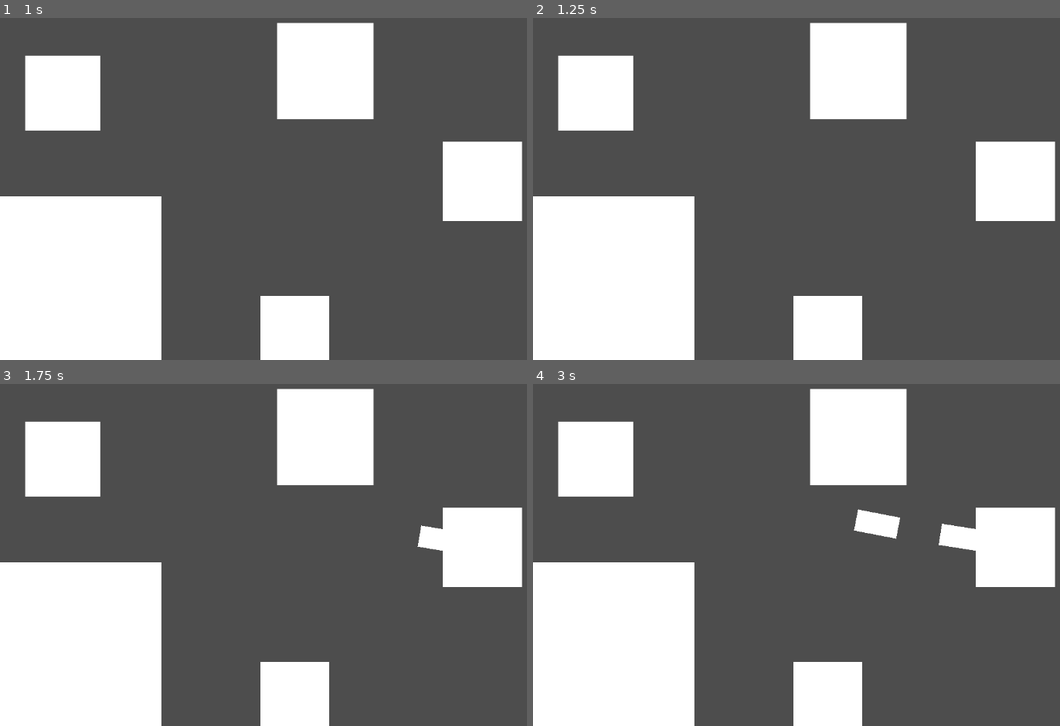
Above: before the commit, frames 1-4 (two rows, left to right).
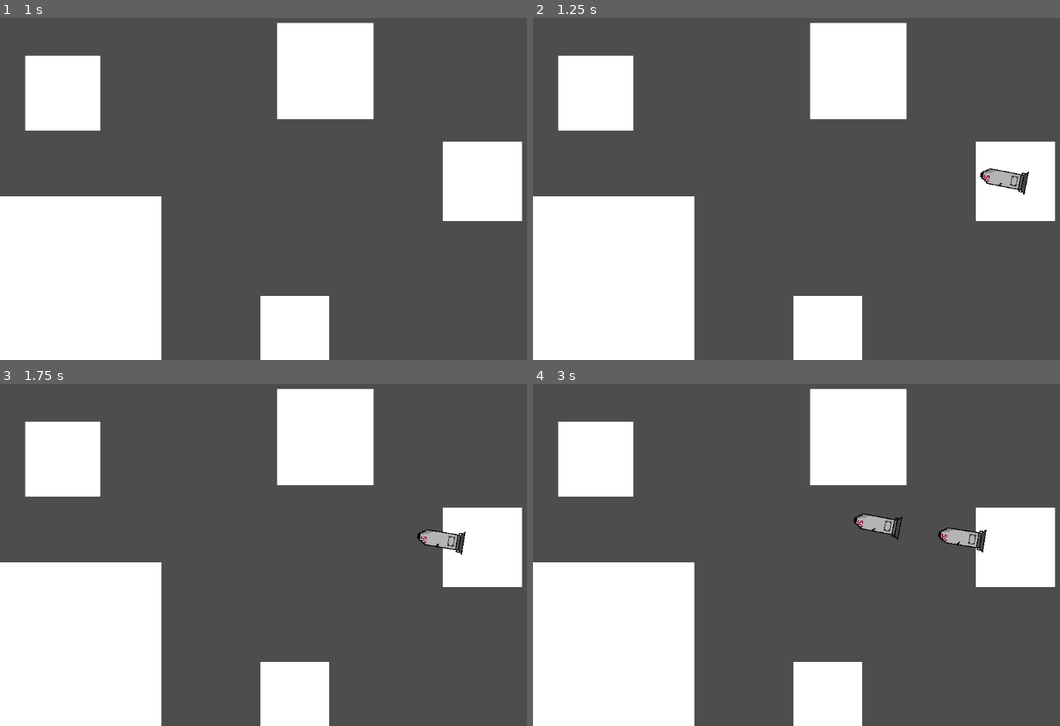
Above: after the commit, the same moments.

Repository: farkon00/GMTK2024
Game: Godot game, scene res://Main.tscn
The game is run twice, just before and just after one commit, with the same random seed, the same clock (stepped at 60 frames per second) and the same inputs.
Inputs:
- Up to frame 1 (1 s): tap Enter at 0.5 s
- Up to frame 2 (1.25 s): no input
- Up to frame 3 (1.75 s): no input
- Up to frame 4 (3 s): no input

Frame 1 is identical in both runs. In frame 2, 0.4% of the frame differs, in the area x 84-95%, y 43-52%; in frame 3, 0.5%; in frame 4, 1.1%, in the area x 60-87%, y 36-50%.

Commit message:
Added missile textures

Diff:
--- a/Nodes/missile.tscn
+++ b/Nodes/missile.tscn
@@ -1,21 +1,21 @@
-[gd_scene load_steps=3 format=3 uid="uid://cnpp55edycqp"]
+[gd_scene load_steps=4 format=3 uid="uid://cnpp55edycqp"]
 
 [ext_resource type="Script" path="res://Scripts/Missile.gd" id="1_uto2i"]
+[ext_resource type="SpriteFrames" uid="uid://b0ob3661w0wk" path="res://Textures/Missile/missile_frames.tres" id="2_yaoex"]
 
 [sub_resource type="RectangleShape2D" id="RectangleShape2D_3hqci"]
-size = Vector2(39.3333, 40)
+size = Vector2(38.5416, 16)
 
 [node name="Missile" type="StaticBody2D"]
 position = Vector2(500.75, 500)
-scale = Vector2(2, 1)
+scale = Vector2(1.75, 1.75)
 script = ExtResource("1_uto2i")
 
 [node name="CollisionShape2D" type="CollisionShape2D" parent="."]
-position = Vector2(0.125, 0)
+position = Vector2(0.520813, 0)
 shape = SubResource("RectangleShape2D_3hqci")
 
-[node name="ColorRect" type="ColorRect" parent="."]
-offset_left = -19.875
-offset_top = -20.0
-offset_right = 20.125
-offset_bottom = 20.0
+[node name="AnimatedSprite2D" type="AnimatedSprite2D" parent="."]
+texture_filter = 3
+rotation = 1.5708
+sprite_frames = ExtResource("2_yaoex")
--- /dev/null
+++ b/Textures/Missile/missile_frames.tres
@@ -0,0 +1,14 @@
+[gd_resource type="SpriteFrames" load_steps=2 format=3 uid="uid://b0ob3661w0wk"]
+
+[ext_resource type="Texture2D" uid="uid://bx41kynxb7ieo" path="res://Textures/Missile/Missile1.png" id="1_yktn5"]
+
+[resource]
+animations = [{
+"frames": [{
+"duration": 1.0,
+"texture": ExtResource("1_yktn5")
+}],
+"loop": true,
+"name": &"default",
+"speed": 5.0
+}]
Binary file added: Textures/Missile/Missile1.png
Not shown, added: Textures/Missile/Missile1.png.import
